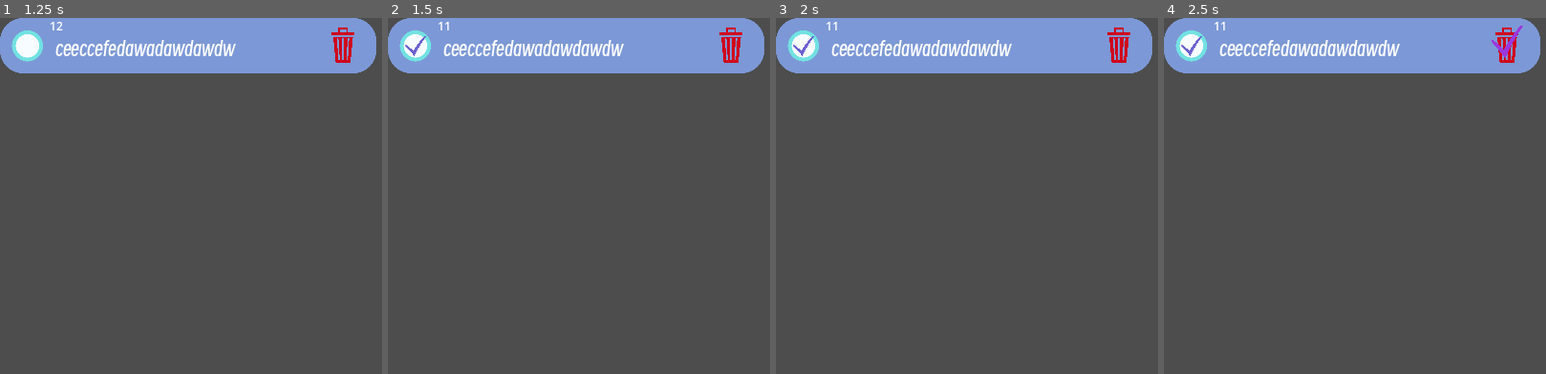
Above: before the commit, frames 1-4 (left to right).
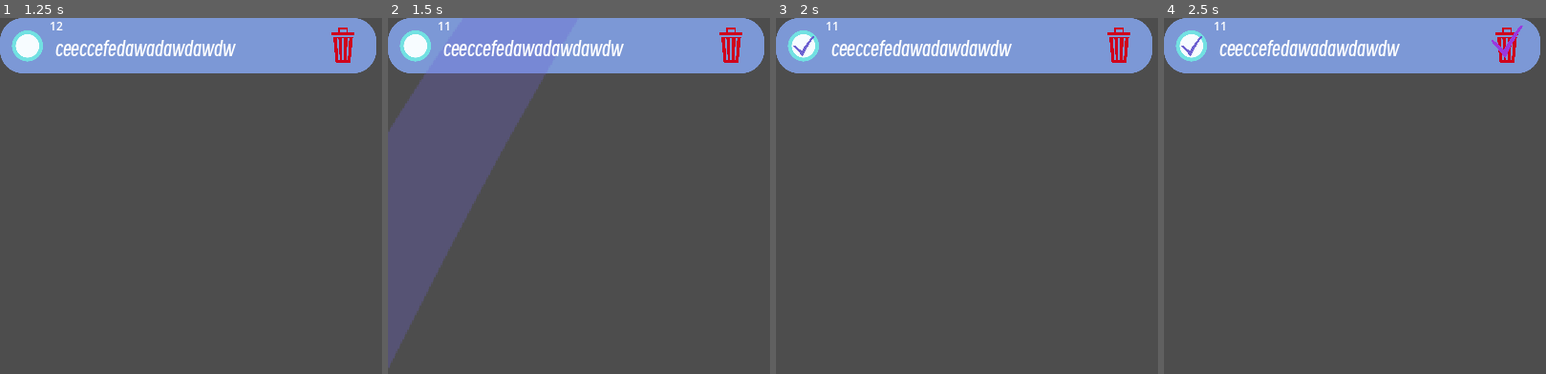
Above: after the commit, the same moments.

Repository: xingguix/HomeworkTracker
Game: Godot game, scene res://test/test.tscn
Two runs of this game, one before a commit and one after it. Both use one fixed random seed, a clock stepped at 60 frames per second and the inputs below. This scene is started directly instead of the project's main scene.
Inputs (mouse positions are in pixels of both pictures, inside the frame that each line leads up to):
- Up to frame 1 (1.25 s): click (57, 25) at 0.52 s; type "12" at 0.6 s
- Up to frame 2 (1.5 s): click (414, 46) at 1.25 s
- Up to frame 3 (2 s): no input
- Up to frame 4 (2.5 s): click (1507, 42) at 2 s

Frame 1 is identical in both runs. In frame 2, 16% of the frame differs, in the area x 0-42%, y 5-99%; in frame 3, less than 0.1%; in frame 4, less than 0.1%.

Commit message:
task完成的动画

Diff:
--- a/UI/task.gd
+++ b/UI/task.gd
@@ -11,9 +11,12 @@
 @onready var date_input = $Date/DateInput
 @onready var trash = $trash
 
+@export var animation_player: AnimationPlayer
+
 @export var text: String = ""
 @export var editable: bool ## 决定此task是否可编辑
 @export var enable_big_button: bool = true
+
 var state: bool = false
 var deleting: bool = false
 var subject: String
@@ -48,13 +51,19 @@
 	return subject + "/" + parse()
 
 func toggle():
-	state = !state
-	#if particle:
-		#particle.emit_signal("emit")
+	toggle_to_bool(!state)
+
+func toggle_to_bool(new_state: bool):
+	state = new_state
 	emit_signal("task_state_changed", self, state)
 	if state:
+		animation_player.play("finish")
 		yeesound.pitch_scale = randf_range(0.9, 1.1)
 		yeesound.start()
+	else:
+		animation_player.play("cancel")
+		await animation_player.animation_finished
+
 
 func _on_完成按钮_pressed():
 	toggle()
@@ -64,10 +73,6 @@
 	# 用来释放焦点
 
 func switch_scale():
-	#var line_count = label.get_line_count()
-	#var total_height = label.get_line_height() * line_count * 1.2 + date_label.size.y
-	#if total_height <= custom_minimum_size.y:
-		#return
 	var total_height: float = label.get_minimum_size().y + date_label.get_minimum_size().y * 1.5
 	custom_minimum_size.y = total_height
 
--- a/UI/task.tscn
+++ b/UI/task.tscn
@@ -52,7 +52,102 @@
 
 [sub_resource type="StyleBoxEmpty" id="StyleBoxEmpty_j5e3y"]
 
-[node name="任务" type="Panel"]
+[sub_resource type="Animation" id="Animation_rjuvv"]
+length = 0.001
+tracks/0/type = "bezier"
+tracks/0/imported = false
+tracks/0/enabled = true
+tracks/0/path = NodePath("完成按钮/TextureRect:scale:x")
+tracks/0/interp = 1
+tracks/0/loop_wrap = true
+tracks/0/keys = {
+"handle_modes": PackedInt32Array(0),
+"points": PackedFloat32Array(1, -0.25, 0, 0.25, 0),
+"times": PackedFloat32Array(0)
+}
+tracks/1/type = "bezier"
+tracks/1/imported = false
+tracks/1/enabled = true
+tracks/1/path = NodePath("完成按钮/TextureRect:scale:y")
+tracks/1/interp = 1
+tracks/1/loop_wrap = true
+tracks/1/keys = {
+"handle_modes": PackedInt32Array(0),
+"points": PackedFloat32Array(1, -0.25, 0, 0.25, 0),
+"times": PackedFloat32Array(0)
+}
+tracks/2/type = "bezier"
+tracks/2/imported = false
+tracks/2/enabled = true
+tracks/2/path = NodePath("完成按钮/TextureRect:modulate:a")
+tracks/2/interp = 1
+tracks/2/loop_wrap = true
+tracks/2/keys = {
+"handle_modes": PackedInt32Array(0),
+"points": PackedFloat32Array(1, -0.25, 0, 0.25, 0),
+"times": PackedFloat32Array(0)
+}
+
+[sub_resource type="Animation" id="Animation_o0qff"]
+resource_name = "cancel"
+length = 0.5
+tracks/0/type = "bezier"
+tracks/0/imported = false
+tracks/0/enabled = true
+tracks/0/path = NodePath("完成按钮/TextureRect:modulate:a")
+tracks/0/interp = 1
+tracks/0/loop_wrap = true
+tracks/0/keys = {
+"handle_modes": PackedInt32Array(0, 0),
+"points": PackedFloat32Array(1, -0.25, 0, 0.25, 0, 0, -0.25, 0, 0.25, 0),
+"times": PackedFloat32Array(0, 0.5)
+}
+
+[sub_resource type="Animation" id="Animation_4n2ed"]
+resource_name = "finish"
+length = 0.5
+tracks/0/type = "bezier"
+tracks/0/imported = false
+tracks/0/enabled = true
+tracks/0/path = NodePath("完成按钮/TextureRect:scale:x")
+tracks/0/interp = 1
+tracks/0/loop_wrap = true
+tracks/0/keys = {
+"handle_modes": PackedInt32Array(0, 0),
+"points": PackedFloat32Array(50, -0.25, 0, 0.25, 0, 1, -0.25, 0, 0.25, 0),
+"times": PackedFloat32Array(0, 0.4)
+}
+tracks/1/type = "bezier"
+tracks/1/imported = false
+tracks/1/enabled = true
+tracks/1/path = NodePath("完成按钮/TextureRect:scale:y")
+tracks/1/interp = 1
+tracks/1/loop_wrap = true
+tracks/1/keys = {
+"handle_modes": PackedInt32Array(0, 0),
+"points": PackedFloat32Array(50, -0.25, 0, 0.25, 0, 1, -0.25, 0, 0.25, 0),
+"times": PackedFloat32Array(0, 0.4)
+}
+tracks/2/type = "bezier"
+tracks/2/imported = false
+tracks/2/enabled = true
+tracks/2/path = NodePath("完成按钮/TextureRect:modulate:a")
+tracks/2/interp = 1
+tracks/2/loop_wrap = true
+tracks/2/keys = {
+"handle_modes": PackedInt32Array(0, 0),
+"points": PackedFloat32Array(0, -0.25, 0, 0.25, 0, 1, -0.25, 0, 0.25, 0),
+"times": PackedFloat32Array(0, 0.4)
+}
+
+[sub_resource type="AnimationLibrary" id="AnimationLibrary_5rwfa"]
+_data = {
+"RESET": SubResource("Animation_rjuvv"),
+"cancel": SubResource("Animation_o0qff"),
+"finish": SubResource("Animation_4n2ed")
+}
+
+[node name="任务" type="Panel" node_paths=PackedStringArray("animation_player")]
 custom_minimum_size = Vector2(0, 145)
 anchors_preset = -1
 anchor_right = 1.0
@@ -62,6 +157,7 @@
 mouse_filter = 2
 theme_override_styles/panel = SubResource("StyleBoxFlat_rvbti")
 script = ExtResource("1_u44pq")
+animation_player = NodePath("AnimationPlayer")
 metadata/_edit_use_anchors_ = true
 
 [node name="完成按钮" type="Button" parent="."]
@@ -80,7 +176,6 @@
 theme_override_styles/pressed = SubResource("StyleBoxFlat_mj2fk")
 
 [node name="TextureRect" type="TextureRect" parent="完成按钮"]
-visible = false
 modulate = Color(0.427451, 0.384314, 0.819608, 1)
 layout_mode = 1
 anchors_preset = 15
@@ -88,10 +183,11 @@
 anchor_bottom = 1.0
 offset_left = 12.0
 offset_top = 12.0
-offset_right = -11.0
-offset_bottom = -11.0
+offset_right = -10.0
+offset_bottom = -10.0
 grow_horizontal = 2
 grow_vertical = 2
+pivot_offset = Vector2(30, 30)
 texture = ExtResource("2_122t8")
 expand_mode = 1
 
@@ -215,6 +311,11 @@
 theme_override_styles/read_only = SubResource("StyleBoxEmpty_j5e3y")
 alignment = 1
 
+[node name="AnimationPlayer" type="AnimationPlayer" parent="."]
+libraries = {
+"": SubResource("AnimationLibrary_5rwfa")
+}
+
 [connection signal="pressed" from="完成按钮" to="." method="_on_完成按钮_pressed"]
 [connection signal="pressed" from="trash" to="trash" method="_on_pressed"]
 [connection signal="pressed" from="大型完成按钮" to="." method="_on_完成按钮_pressed"]
Not shown: 1 places in UI/task.tscn that only renumber resources
